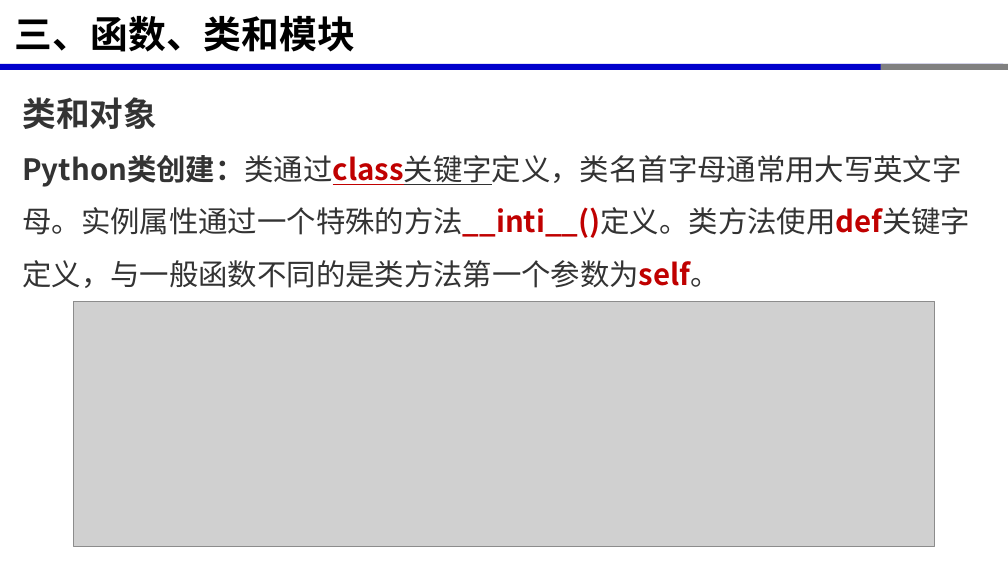
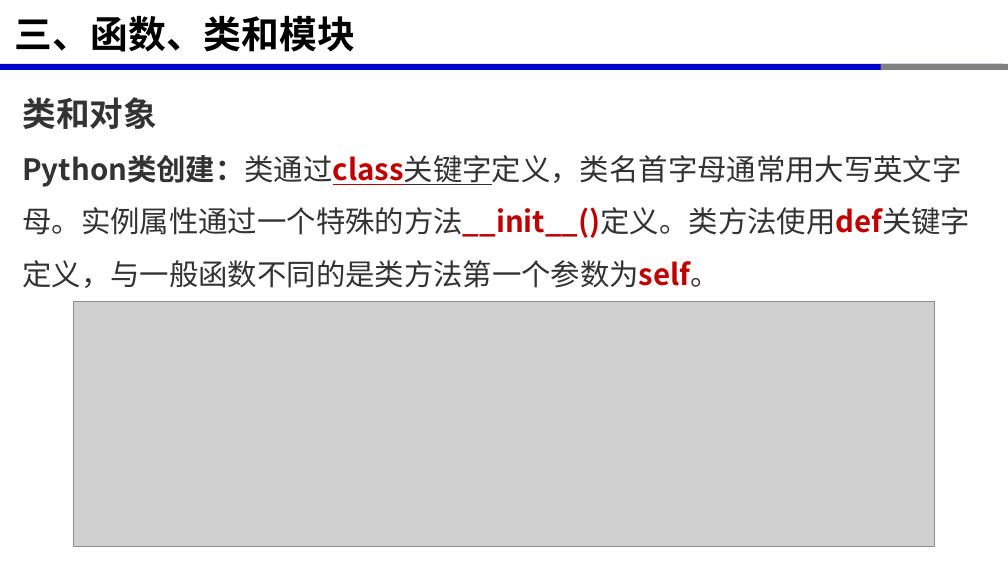
Before and after one commit to xinluo2018/programming-basics, a slide deck: slide 6 of 第6章-面向对象程序设计/第6章-面向对象程序设计.pptx. Drawn at 1008x567 pixels with LibreOffice and Linux fonts; fonts in the diff are those of the drawing; grey boxes stand for pictures. Boxes give left, top, right and bottom in pixels: in the first picture for what was removed or moved away, otherwise in the second. Text is boxed around its words. In the diff, an @@ line names an element or a change of style, - is before the commit and + after.

```diff
--- a/第6章-面向对象程序设计/第6章-面向对象程序设计.pptx
+++ b/第6章-面向对象程序设计/第6章-面向对象程序设计.pptx
@@ text at (22,155,970,288): text changed @@
-Python类创建：类通过class关键字定义，类名首字母通常用大写英文字母。实例属性通过一个特殊的方法__inti__()定义。类方法使用def关键字定义，与一般函数不同的是类方法第一个参数为self。
+Python类创建：类通过class关键字定义，类名首字母通常用大写英文字母。实例属性通过一个特殊的方法__init__()定义。类方法使用def关键字定义，与一般函数不同的是类方法第一个参数为self。
```
Also in this commit, not shown: 6 other files.
